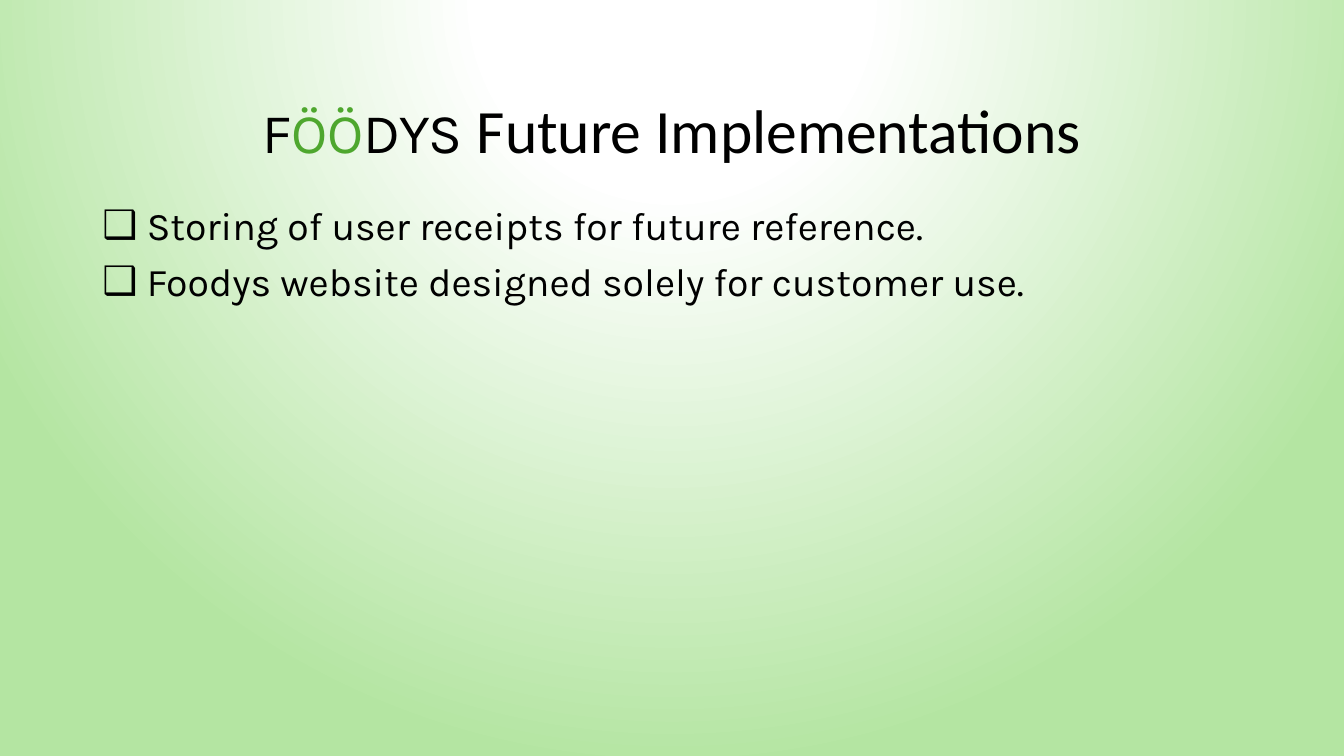
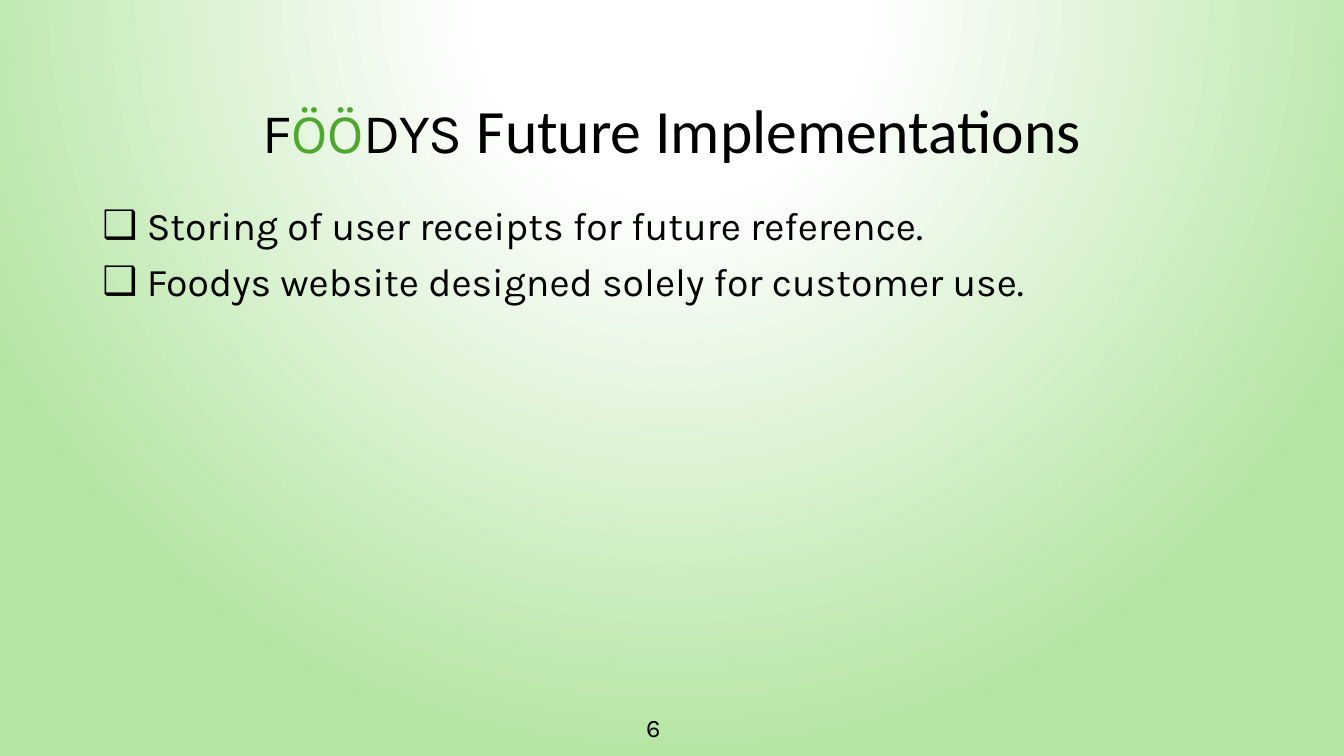
Before and after one commit to lome-ezehi/foodys, a slide deck: slide 6 of Foodys.pptx. Drawn at 1344x756 pixels with LibreOffice and Linux fonts; fonts in the diff are those of the drawing. Boxes give left, top, right and bottom in pixels: in the first picture for what was removed or moved away, otherwise in the second. Text is boxed around its words. In the diff, an @@ line names an element or a change of style, - is before the commit and + after.

```diff
--- a/Foodys.pptx
+++ b/Foodys.pptx
@@ text added at bbox=[646, 721, 660, 738], 18 pt, text #000000 @@
+6
```
Also in this commit, not shown: 6 other slides changed, 5 other files.
